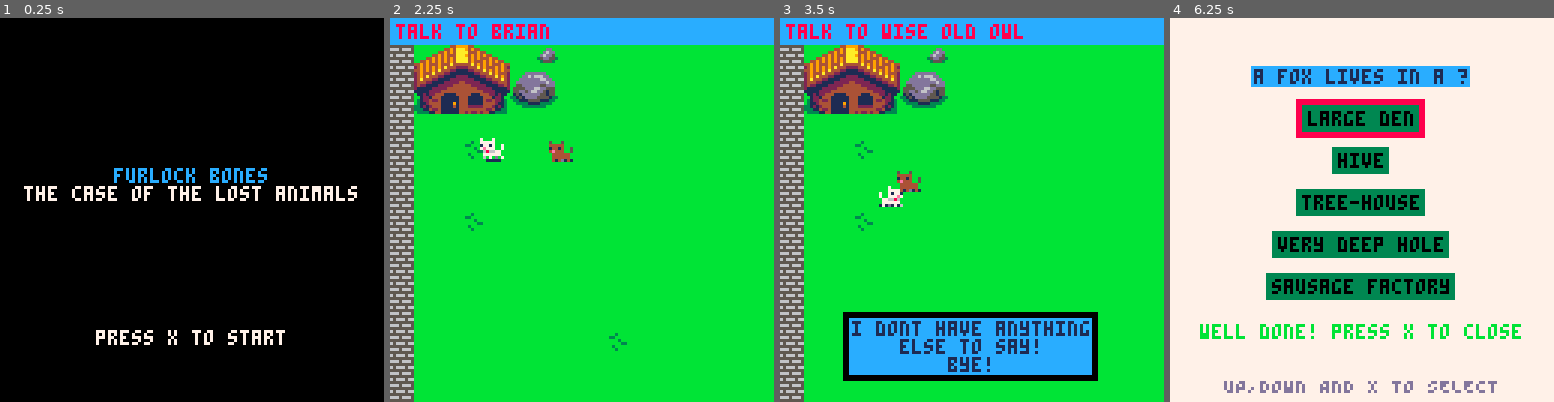
Above: before the commit, frames 1-4 (left to right).
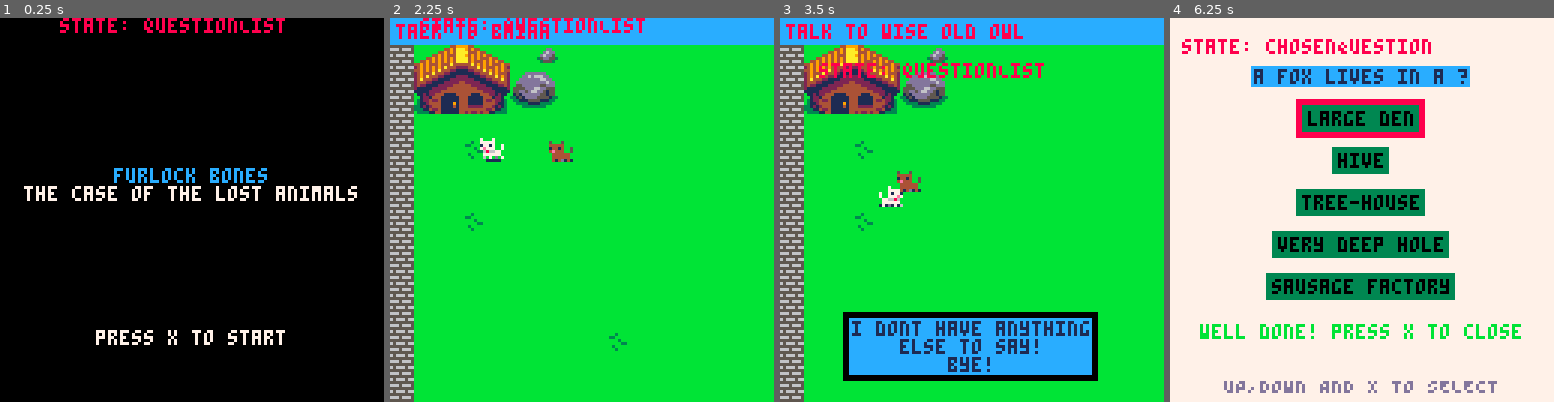
Above: after the commit, the same moments.

Repository: Mackeriah/FurlockBones-game
Game: PICO-8 cartridge furlock bones.p8
The game is run twice, just before and just after one commit, with the same random seed, the same clock (stepped at 60 frames per second) and the same inputs.
Inputs:
- Up to frame 1 (0.25 s): no input
- Up to frame 2 (2.25 s): tap O (Z key) at 0.33, 0.7, 1.43, 2.22 s; tap X (X key) at 1.07, 2.07 s; hold Left from 1.97 s (still down)
- Up to frame 3 (3.5 s): release Left at 2.37 s; tap X (X key) every 0.33 s from 2.4 to 3.4 s; hold Down 2.42-2.82 s; hold Right from 2.87 s (still down); tap O (Z key) at 3.1 s
- Up to frame 4 (6.25 s): release Right at 3.53 s; hold Up 3.58-4.08 s; tap X (X key) every 0.33 s from 3.73 to 6.07 s; tap O (Z key) at 3.98, 4.87, 5.75 s; hold Right 4.13-4.53 s; hold Down 4.58-5.08 s; hold Left 5.13-5.8 s; hold Up 5.85-6.18 s; hold Left from 6.23 s (still down)

The runs differ from the first frame. In frame 1, 0.9% of the frame differs, in the area x 15-75%, y 0-4%; in frame 2, 0.8%; in frame 3, 0.9%; in frame 4, 1.1%, in the area x 3-68%, y 5-10%.

Commit message:
wordgame
about to add all questions to question_list

Diff:
--- a/furlock bones.p8
+++ b/furlock bones.p8
@@ -53,7 +53,7 @@
 	if activeGame == true  then
 		animate_player()
 		animate_owl()
-		display_wordgame_on_button_press()
+		wordgame_display_on_button_press()
 		if wordgame.displayed == false then -- stop player moving if wordgame displayed
 			move_player() -- MUST be before camera_follow_player
 			camera_follow_player() -- MUST be after move_player
@@ -71,7 +71,7 @@
 	cls()
 	if activeGame == false then draw_menu() else draw_game() end
 	-- player.x-20,player.y-20,8
-	-- print("wordgame state: "..wordgame.state,player.x-20,player.y-20,8)
+	print("state: "..wordgame.state,player.x-20,player.y-40,8)
 	--print(objective.current)
 	--print(camera_x)
 	--print(camera_y)
@@ -90,7 +90,7 @@
 	if wordgame.displayed == true then
 		camera_x, camera_y = 0,0
 		camera(camera_x,camera_y) --0,0 as I draw wordgame in top left
-		prepare_wordgame() -- get questions/anwers ready for current lost animal
+		wordgame_prepare() -- get questions/anwers ready for current lost animal
 		wordgame_draw_question_list()
 	else
 		camera(camera_x,camera_y) -- run before map to avoid wordgame stutter
@@ -246,15 +246,41 @@
 	wordgame = {} -- empty array to store multiple strings
 	wordgame.question = {} -- empty array to store question string
 	wordgame.answers = {} -- empty array to store answer strings
-	wordgame.pagesCollected = false
+	wordgame.pagesCollected = false -- flag to check if player has collected all pages
 	wordgame.selectedQuestion = 1
 	wordgame.selectedAnswer = 1
-	wordgame.state = "question_list"
-	--[[ empty, question_list, chosen_question, completed]]
-	wordgame.displayed = false
-end
-
-function display_wordgame_on_button_press()
+	wordgame.state = "questionList" --[[ questionList, chosenQuestion, completed]]
+	wordgame.displayed = false -- flag to check if displayed on screen or not
+end
+
+function wordgame_prepare()
+	lostAnimal = animal.list[animal.active]
+	if lostAnimal == "fox" then
+		if wordgame.selectedQuestion == 1 then
+			wordgame_store_questions({"a fox lives in a ?"})
+			wordgame_store_answers({"large den", "hive", "tree-house","very deep hole","sausage factory"})
+			wordgame.correct_answer = 1
+		elseif wordgame.selectedQuestion == 2 then
+			wordgame_store_questions({"a fox likes to eat ?"})
+			wordgame_store_answers({"leaves", "bees", "people","chickens","sausages"})
+			wordgame.correct_answer = 4
+		end
+	elseif lostAnimal == "red panda" then
+		wordgame_store_questions({"a red panda lives in a ?"})
+		wordgame_store_answers({"large den", "hive", "tree-house","very deep hole","sausage factory"})
+		wordgame.correct_answer = 3
+	end
+end
+
+function wordgame_store_questions(txt)
+	wordgame.question = txt
+end
+
+function wordgame_store_answers(txt)
+	wordgame.answers = txt
+end
+
+function wordgame_display_on_button_press()
 	if (btnp(🅾️)) and wordgame.pagesCollected == true and wordgame.displayed == false then
 		wordgame.displayed = true
 		tmp_camera_x = camera_x -- store current camera x,y so we can return to it later
@@ -266,41 +292,14 @@
 	end
 end
 
-function prepare_wordgame()
-	lostAnimal = animal.list[animal.active]
-	if lostAnimal == "fox" then
-		if wordgame.selectedQuestion == 1 then
-			store_wordgame_questions({"a fox lives in a ?"})
-			store_wordgame_answers({"large den", "hive", "tree-house","very deep hole","sausage factory"})
-			wordgame.correct_answer = 1
-		elseif wordgame.selectedQuestion == 2 then
-			store_wordgame_questions({"a fox likes to eat ?"})
-			store_wordgame_answers({"leaves", "bees", "people","chickens","sausages"})
-			wordgame.correct_answer = 4
-		end
-	elseif lostAnimal == "red panda" then
-		store_wordgame_questions({"a red panda lives in a ?"})
-		store_wordgame_answers({"large den", "hive", "tree-house","very deep hole","sausage factory"})
-		wordgame.correct_answer = 3
-	end
-end
-
-function store_wordgame_questions(txt)
-	wordgame.question = txt
-end
-
-function store_wordgame_answers(txt)
-	wordgame.answers = txt
-end
-
 function wordgame_draw_question_list()
 	rectfill(0, 0, 127, 127, 7) -- fill screen
-	if (wordgame.state == "question_list") then
+	if (wordgame.state == "questionList") then
 		print_centered("choose a question", 50, 8)
 		if (btnp(❎)) then
-			wordgame.state = "chosen_question"
-		end
-	elseif (wordgame.state == "chosen_question") then
+			wordgame.state = "chosenQuestion"
+		end
+	elseif (wordgame.state == "chosenQuestion") then
 		wordgame_draw_chosen_question()
 	end
 end
@@ -378,7 +377,7 @@
 
 	-- use up and down to select a question unless already correctly answered
 	if correct == true then
-		if (btnp(❎)) then wordgame.state = "question_list" end -- return to list of questions
+		if (btnp(❎)) then wordgame.state = "questionList" end -- return to list of questions
 	else
 		if (btnp(3)) then
 			if wordgame.selectedAnswer > #wordgame.answers-1 then
